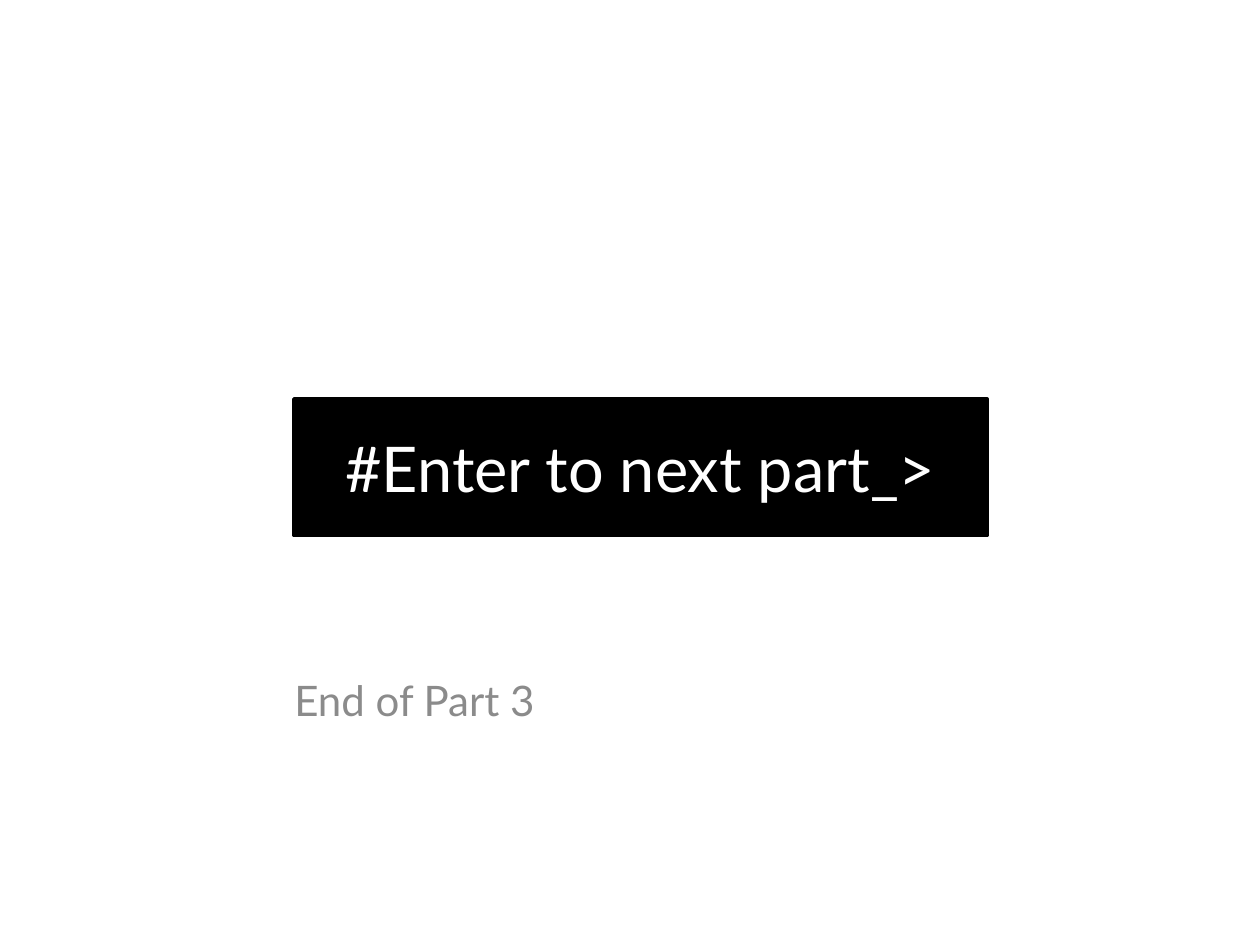
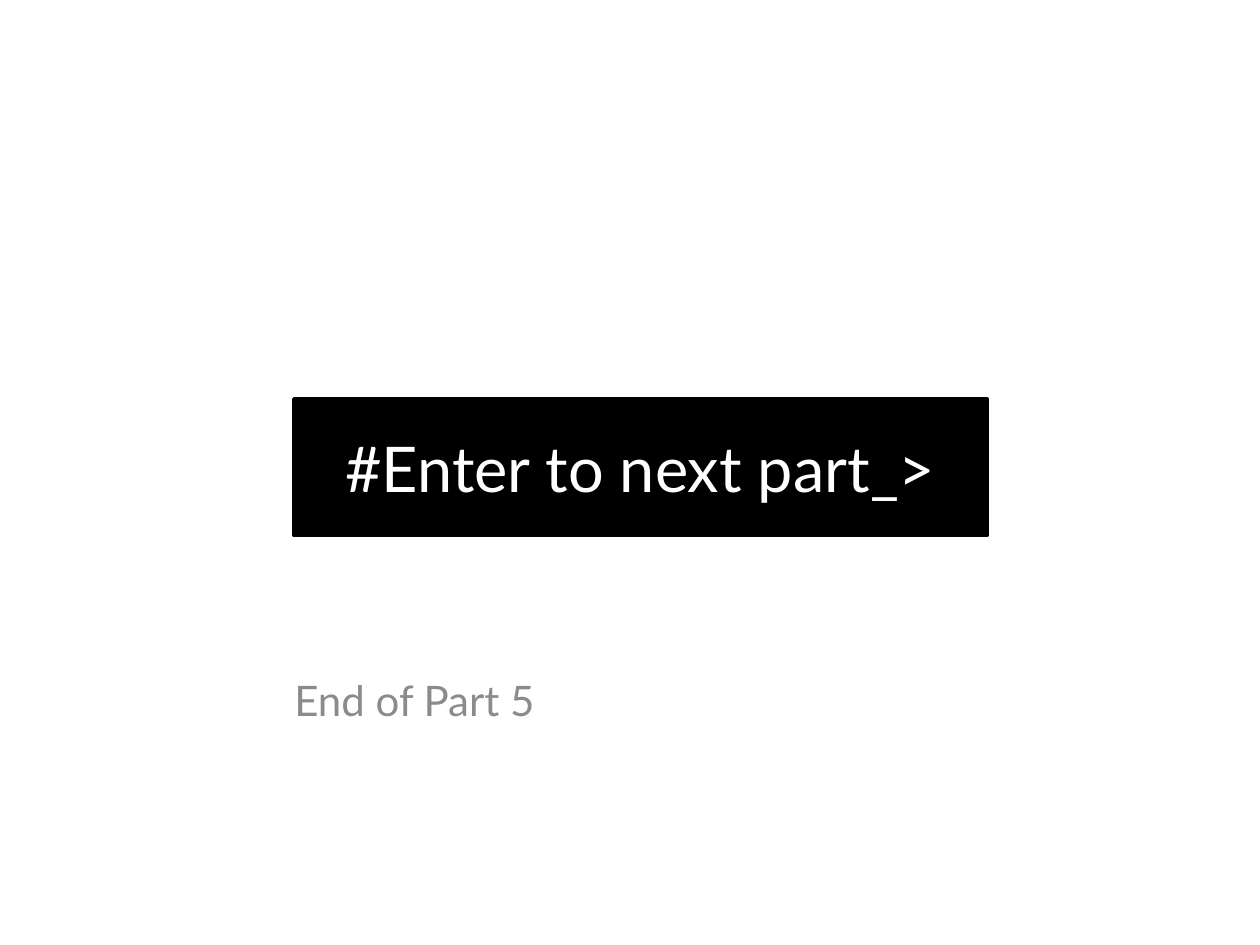
Before and after one commit to khanhnnvn/Mine, a slide deck: slide 49 of xmind/VIB_Part5.pptx (slide 42 before the commit). Drawn at 1260x945 pixels with LibreOffice and Linux fonts; fonts in the diff are those of the drawing; background and template pictures are left out. Boxes give left, top, right and bottom in pixels: in the first picture for what was removed or moved away, otherwise in the second. Text is boxed around its words. In the diff, an @@ line names an element or a change of style, - is before the commit and + after.

```diff
--- a/xmind/VIB_Part5.pptx
+++ b/xmind/VIB_Part5.pptx
@@ subtitle at [294, 685, 534, 716]: text changed @@
-End of Part 3
+End of Part 5
```
Also in this commit, not shown: 1 other slide changed, 7 slides added, 7 other files.
